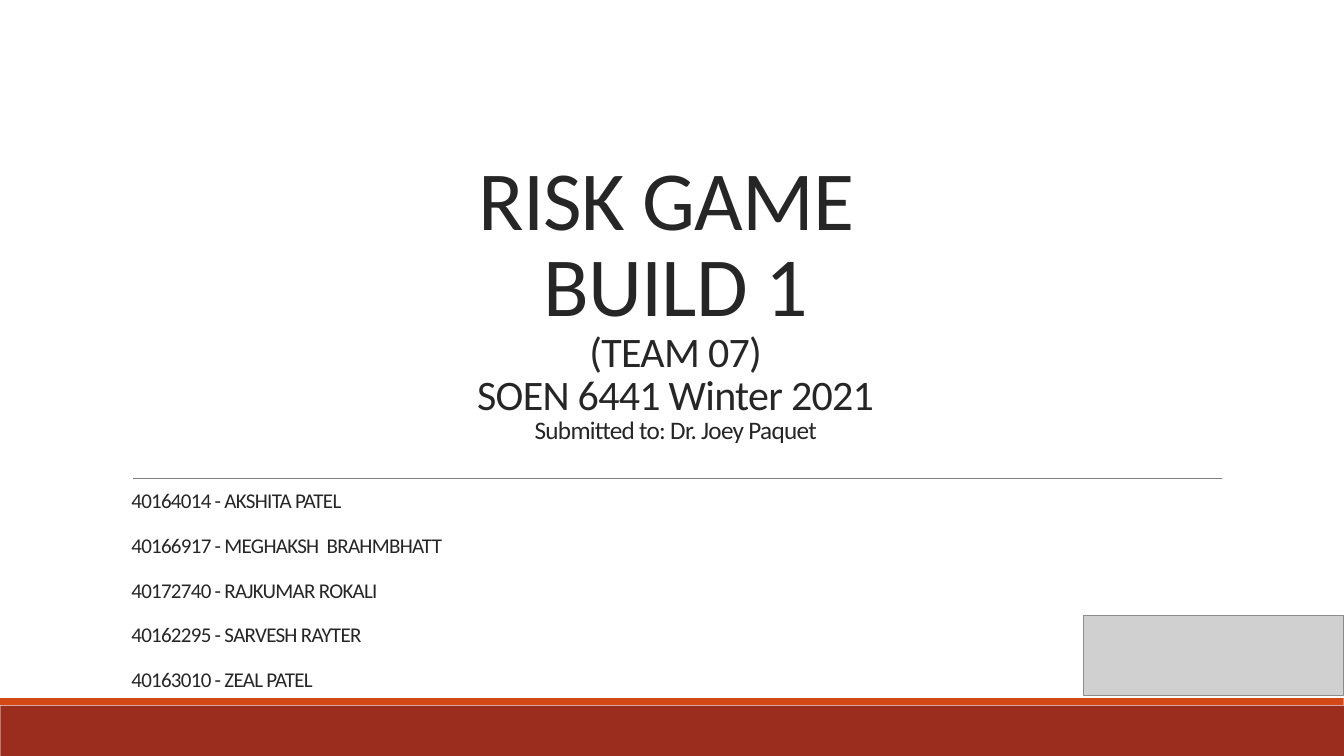
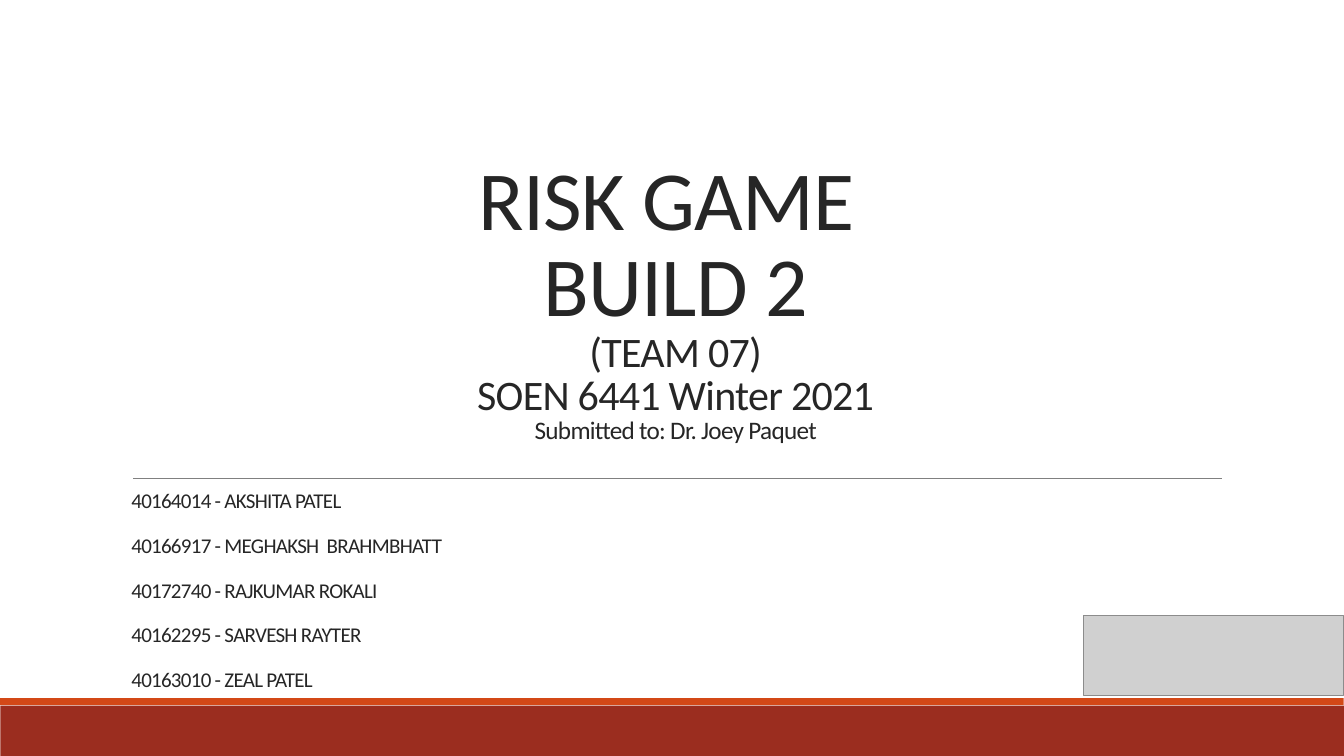
Before and after one commit to meghaksh/riskgame-team07, a slide deck: slide 1 of resource/RISK GAME.pptx. Drawn at 1344x756 pixels with LibreOffice and Linux fonts; fonts in the diff are those of the drawing; grey boxes stand for pictures. Boxes give left, top, right and bottom in pixels: in the first picture for what was removed or moved away, otherwise in the second. Text is boxed around its words. In the diff, an @@ line names an element or a change of style, - is before the commit and + after.

```diff
--- a/resource/RISK GAME.pptx
+++ b/resource/RISK GAME.pptx
@@ title at [477, 175, 874, 443]: text changed @@
-RISK GAME
-BUILD 1
-(TEAM 07)
-SOEN 6441 Winter 2021
-Submitted to: Dr. Joey Paquet
+RISK GAME
+BUILD 2
+(TEAM 07)
+SOEN 6441 Winter 2021
+Submitted to: Dr. Joey Paquet
```
Also in this commit, not shown: 2 other slides changed.
